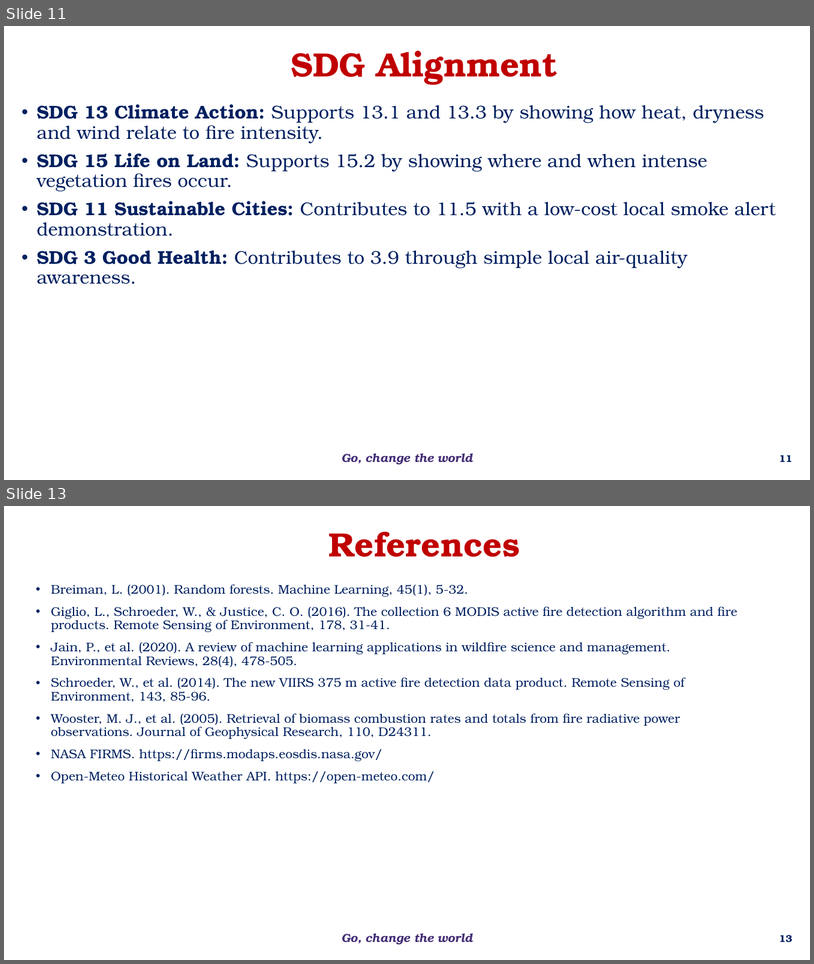
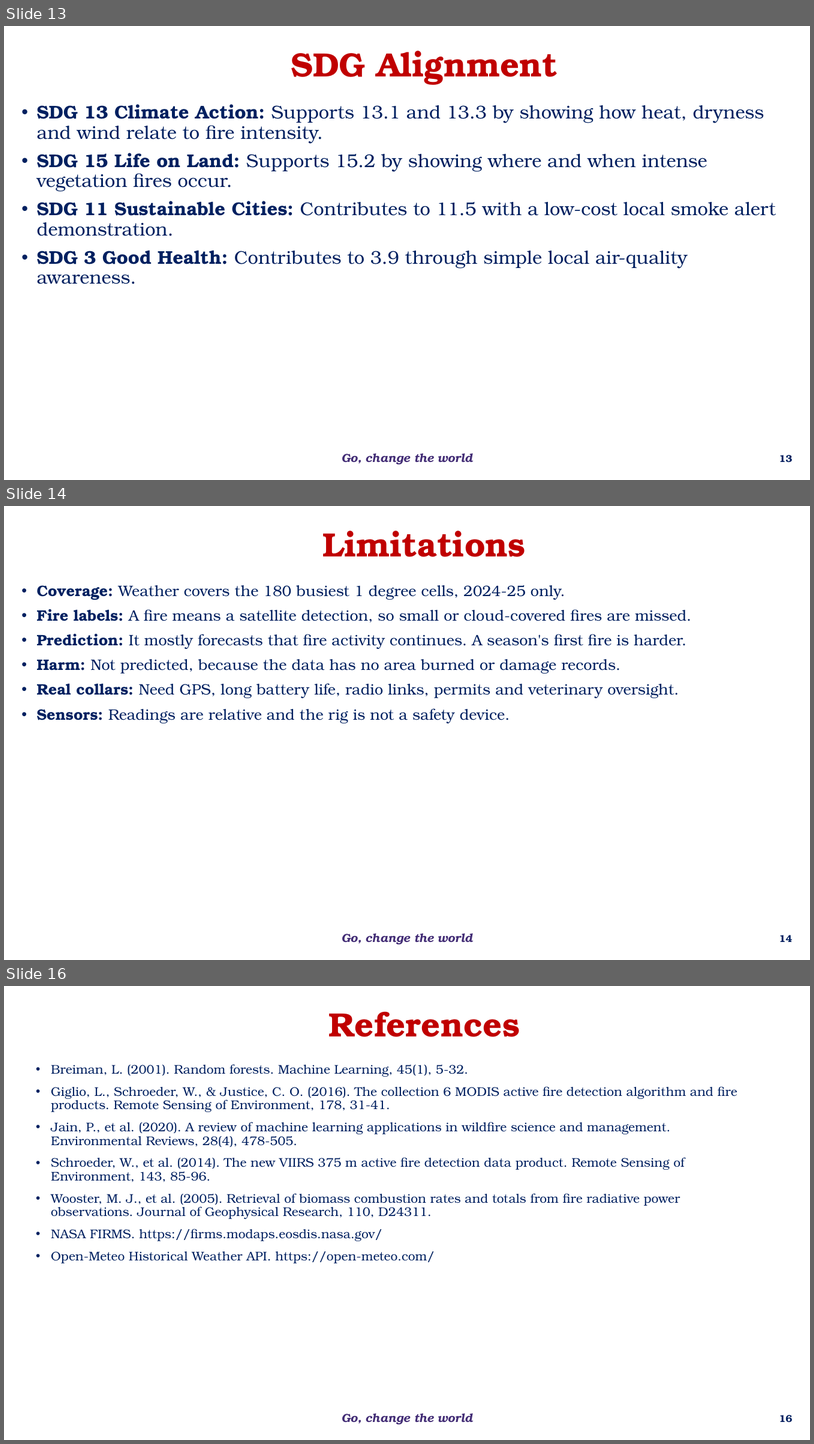
Before and after one commit to bnsama29-cloud/wildfire-estimation-evs, a slide deck: docs/EL_Phase1_Wildfire.pptx. Shown one above the other, each under a label of ours: slides 11 and 13 before the commit, slides 13, 14 and 16 after it; the slides between them are not shown. The pictures are 814x964 and 814x1444 pixels, drawn with LibreOffice and Linux fonts; fonts in the diff are those of the drawing; background and template pictures are left out. Boxes give left, top, right and bottom in pixels: in the first picture for what was removed or moved away, otherwise in the second. Text is boxed around its words. In the diff, an @@ line names an element or a change of style, - is before the commit and + after.

```diff
--- a/docs/EL_Phase1_Wildfire.pptx
+++ b/docs/EL_Phase1_Wildfire.pptx
@@ slide 14 added at (x1=4, y1=506, x2=810, y2=960), background #FFFFFF; not listed: 1 template element that a slide beside it also shows @@
@@ rectangle added at (x1=155, y1=516, x2=694, y2=571), fill #FFFFFF, outline #FFFFFF 0.75 pt dashed, 40 pt, text #C00000, bold @@
+Limitations
@@ text added at (x1=37, y1=585, x2=692, y2=723), 18 pt, text #002060 @@
+• Coverage: Weather covers the 180 busiest 1 degree cells, 2024-25 only.
+• Fire labels: A fire means a satellite detection, so small or cloud-covered fires are missed.
+• Prediction: It mostly forecasts that fire activity continues. A season's first fire is harder.
+• Harm: Not predicted, because the data has no area burned or damage records.
+• Real collars: Need GPS, long battery life, radio links, permits and veterinary oversight.
+• Sensors: Readings are relative and the rig is not a safety device.
@@ page number added at (x1=779, y1=934, x2=792, y2=942), 12 pt, text #002060, bold @@
+14
@@ what was slide 11 is now slide 13 @@
@@ page number at (x1=779, y1=454, x2=792, y2=462): text changed @@
-11
+13
@@ what was slide 13 is now slide 16 @@
@@ page number at (x1=779, y1=1414, x2=792, y2=1422): text changed @@
-13
+16
```
Also in this commit, not shown: 7 slides changed, 2 other slides added, 13 other files.
